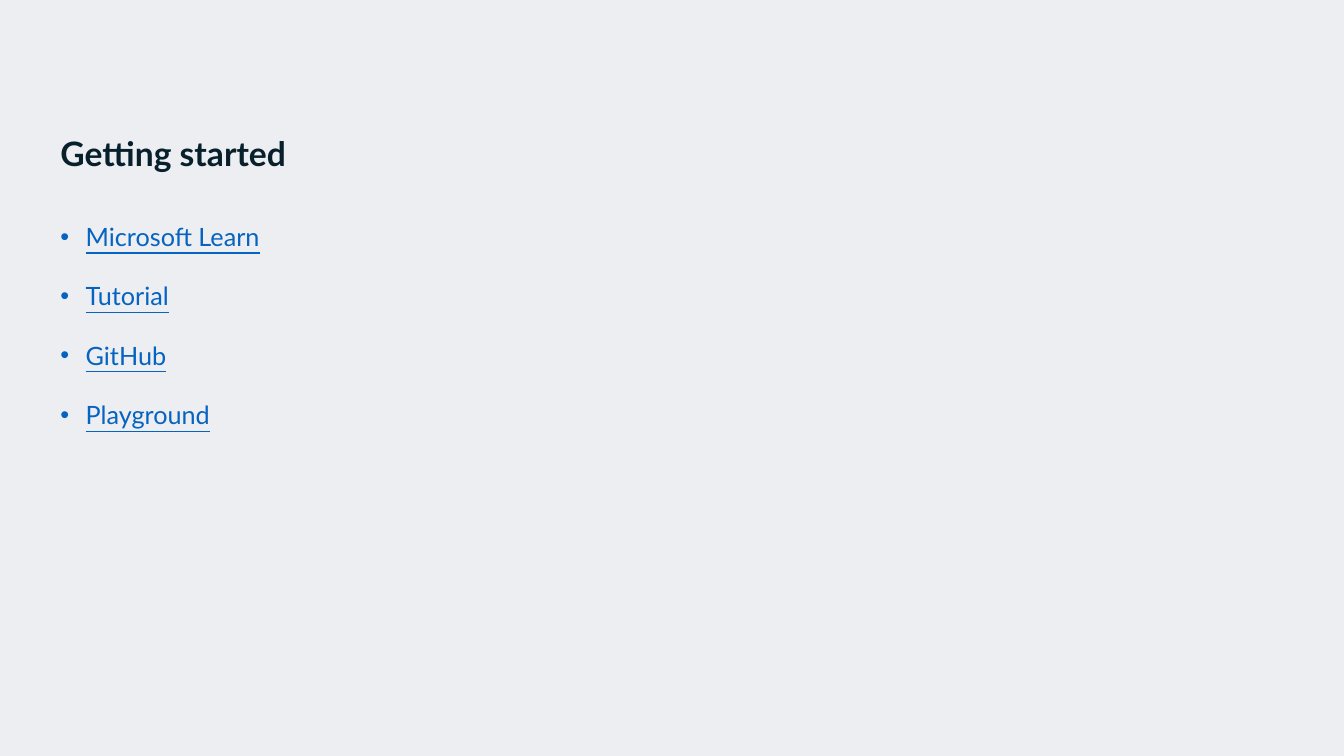
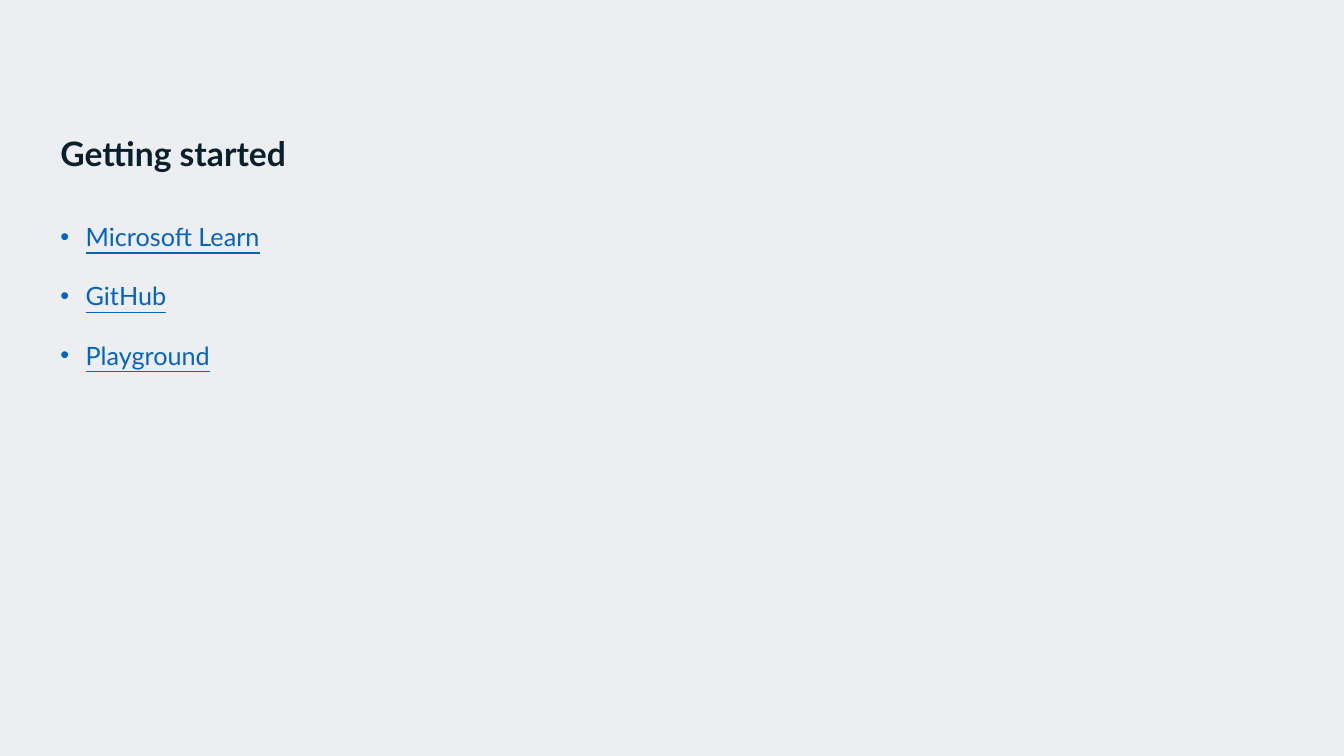
Before and after one commit to EldertGrootenboer/Empower-your-Azure-IaC-with-Bicep, a slide deck: slide 14 of Empower your Azure IaC with Bicep!.pptx. Drawn at 1344x756 pixels with LibreOffice and Linux fonts; fonts in the diff are those of the drawing; background and template pictures are left out. Boxes give left, top, right and bottom in pixels: in the first picture for what was removed or moved away, otherwise in the second. Text is boxed around its words. In the diff, an @@ line names an element or a change of style, - is before the commit and + after.

```diff
--- a/Empower your Azure IaC with Bicep!.pptx
+++ b/Empower your Azure IaC with Bicep!.pptx
@@ text at [86,286,169,306]: paragraph removed @@
-• Tutorial
```
Also in this commit, not shown: 3 other slides changed, 3 other files.
